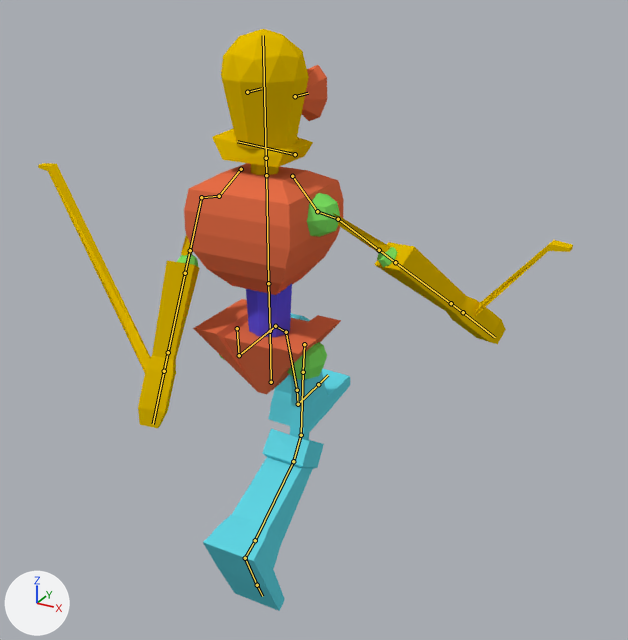
Two versions of the Blender file simulacion/personaje.blend, one commit apart.
Rendered twice from a 50 mm lens placed at (0.91, -1.458, 0.749), pointed at (0.061, 0.087, -0.023). Every picture has the same lights, and +X, +Y and +Z are marked at lower left. Both versions are drawn at the pose saved in each file; the numbers are the values there. The bones that bend it are drawn over the model as lines.

The first picture shows 'abdomen', 'arm-joint', 'chest', 'elbow', 'eyes', 'forearm', 'hand', 'head', 'hip-joint', 'legs', 'neck', 'pelvis'.
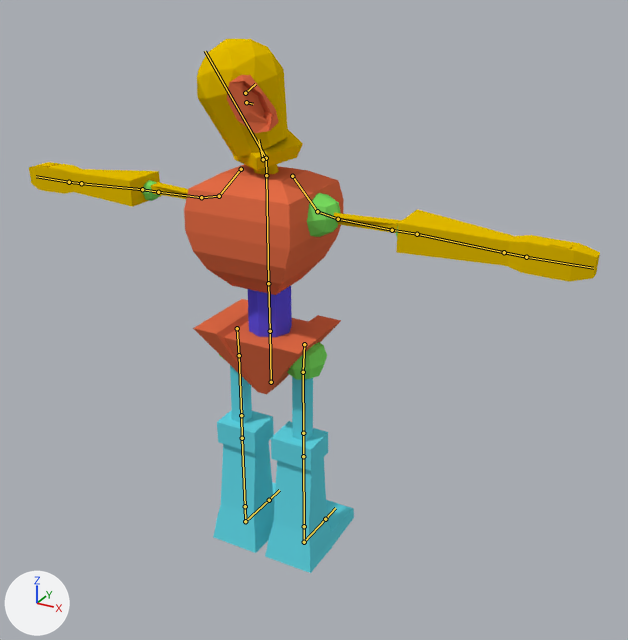
The edits, one by one:
Bone 'Neck' (bone_neck) turns from (0, 0, 0) to (0, -57, 0) degrees about its own x, y and z.
Bone 'Head' (bone_head) turns from (0, 0, 0) to (28, 0, 0) degrees about its own x, y and z.
Bone 'Eye.L' (bone_eye_l) turns from (0, 0, 0) to (0, 0, -75) degrees about its own x, y and z.
Bone 'Eye.R' (bone_eye_r) turns from (0, 0, 0) to (0, 0, 64) degrees about its own x, y and z.
Bone 'LegTarget.L' (bone_legtarget_l) moves from (0.0, 0.244, -0.136) to (0.0, 0.0, 0.0).
Bone 'ArmTarget.R' (bone_armtarget_r) moves from (-0.385, 0.381, -0.726) to (0.0, 0.0, 0.0).
Bone 'ArmTarget.L' (bone_armtarget_l) moves from (-13.822, -15.521, -17.257) to (0.0, 0.0, 0.0).
Bone 'LegTarget.R' (bone_legtarget_r) moves from (0.0, -0.266, -0.193) to (0.0, 0.0, 0.0).

Changed parts and their boxes [x1, y1, x2, y2] in the pictures (628 x 640 px):
'legs', posed (30% shorter)
    before: [203, 313, 350, 611]
    after: [213, 365, 354, 573]
'hand', posed (7% wider, 55% shorter)
    before: [38, 163, 573, 428]
    after: [29, 162, 600, 282]
'head', posed
    before: [212, 29, 313, 167]
    after: [197, 39, 303, 170]
'eyes', posed
    before: [302, 65, 327, 121]
    after: [227, 75, 279, 133]
'abdomen', posed
    before: [246, 283, 292, 337]
    after: [247, 286, 292, 337]
'forearm', posed
    before: [181, 213, 390, 255]
    after: [151, 182, 402, 233]
'arm-joint', posed
    before: [307, 193, 340, 237]
    after: [307, 193, 341, 237]
'elbow', posed
    before: [177, 247, 398, 267]
    after: [142, 180, 398, 236]
'neck', posed
    before: [251, 164, 279, 175]
    after: [254, 164, 279, 174]
bone 'Head', root to tip
    before: (266, 158) to (263, 35)
    after: (266, 158) to (205, 51)
bone 'Eye.L', root to tip
    before: (295, 96) to (308, 93)
    after: (246, 102) to (253, 104)
bone 'Eye.R', root to tip
    before: (247, 92) to (261, 88)
    after: (245, 93) to (255, 84)
